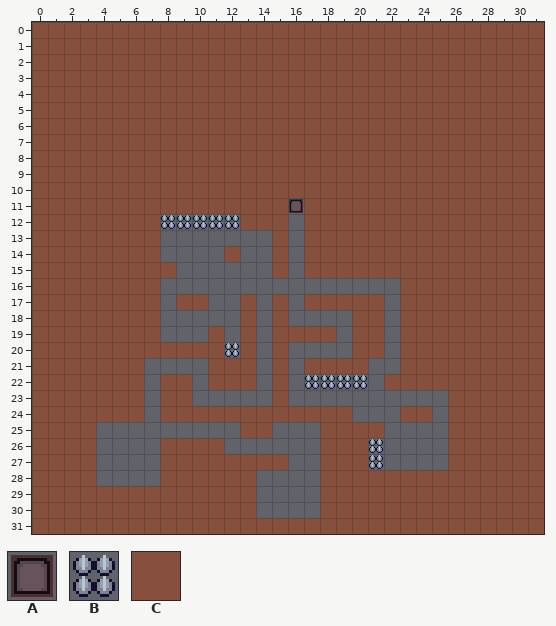
Tiled map, stored at assets/maps/nongen/Level1.tmx. Above is the file before it was changed.
Cells are 16x16 px. Shown: x 0..31, y 0..31.
Key: from "Slime All Tiles": A 343, B 385, C 1256.
_ is an empty cell.
Layers that did not change in this view are not listed.
Layer "Tile Layer 1" before, first column x 0:
 1 CCCCCCCCCCCCCCCCCCCCCCCCCCCCCCCC
 2 CCCCCCCCCCCCCCCCCCCCCCCCCCCCCCCC
 3 CCCCCCCCCCCCCCCCCCCCCCCCCCCCCCCC
 4 CCCCCCCCCCCCCCCCCCCCCCCCCCCCCCCC
 5 CCCCCCCCCCCCCCCCCCCCCCCCCCCCCCCC
 6 CCCCCCCCCCCCCCCCCCCCCCCCCCCCCCCC
 7 CCCCCCCCCCCCCCCCCCCCCCCCCCCCCCCC
 8 CCCCCCCCCCCCCCCCCCCCCCCCCCCCCCCC
 9 CCCCCCCCCCCCCCCCCCCCCCCCCCCCCCCC
10 CCCCCCCCCCCCCCCCCCCCCCCCCCCCCCCC
11 CCCCCCCCCCCCCCCCACCCCCCCCCCCCCCC
12 CCCCCCCCBBBBBCCC_CCCCCCCCCCCCCCC
13 CCCCCCCC_______C_CCCCCCCCCCCCCCC
14 CCCCCCCC____C__C_CCCCCCCCCCCCCCC
15 CCCCCCCCC______C_CCCCCCCCCCCCCCC
16 CCCCCCCC_______________CCCCCCCCC
17 CCCCCCCC_CC__C_C_CCCCC_CCCCCCCCC
18 CCCCCCCC_____C_C____CC_CCCCCCCCC
19 CCCCCCCC___C_C_CCCC_CC_CCCCCCCCC
20 CCCCCCCCCCCCBC_C____CC_CCCCCCCCC
21 CCCCCCC____CCC_C_CCCC__CCCCCCCCC
22 CCCCCCC_CC_CCC_C_BBBB_CCCCCCCCCC
23 CCCCCCC_CC_____C__________CCCCCC
24 CCCCCCC_CCCCCCCCCCCC___CC_CCCCCC
25 CCCC_________CC___CCCC____CCCCCC
26 CCCC____CCCC______CCCB____CCCCCC
27 CCCC____CCCCCCCC__CCCB____CCCCCC
28 CCCC____CCCCCC____CCCCCCCCCCCCCC
29 CCCCCCCCCCCCCC____CCCCCCCCCCCCCC
30 CCCCCCCCCCCCCC____CCCCCCCCCCCCCC
31 CCCCCCCCCCCCCCCCCCCCCCCCCCCCCCCC
The same view after the edit:
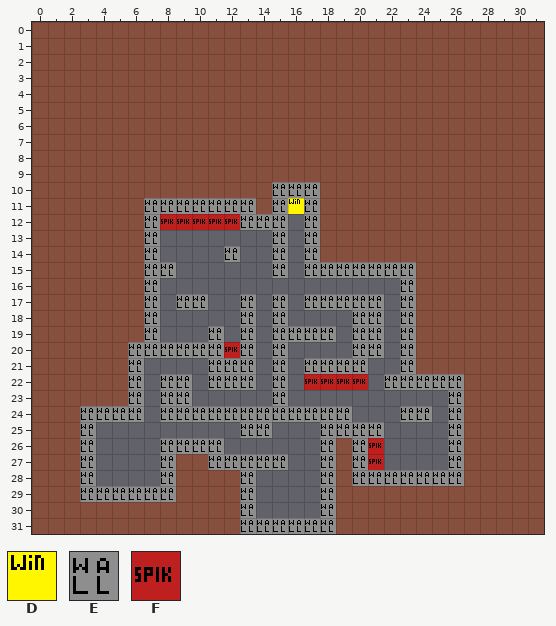
Further tiles: from "GameplayTileset": D 0, E 32, F 64.
Tiles of an added or newly shown layer are drawn over the layers below it.
Difference:
Changed rows in their new state; . is an unchanged cell.
Layer "Tile Layer 1" (removed):
first column x 3:
10 ............___.........
11 ...._______.___.........
12 ...._________._.........
13 ...._......._._.........
14 ...._...._.._._.........
15 ....__......_._______...
16 ...._..............._...
17 ...._.__.._._._____._...
18 ...._....._._....__._...
19 ...._..._._.____.__._...
20 ...________._....__._...
21 ..._....___._.____.._...
22 ..._.__.___._.____._____
23 ..._.__....._.........._
24 ____.____________...__._
25 _.........__...____...._
26 _....____......_.__...._
27 _...._.._____.._.__...._
28 _...._...._...._._______
29 ______...._...._........
30 .........._...._........
31 ..........______........
Layer "Gameplay" (added):
first column x 3:
10 ............EEE.........
11 ....EEEEEEE.EDE.........
12 ....EFFFFFEEE.E.........
13 ....E.......E.E.........
14 ....E....E..E.E.........
15 ....EE......E.EEEEEEE...
16 ....E...............E...
17 ....E.EE..E.E.EEEEE.E...
18 ....E.....E.E....EE.E...
19 ....E...E.E.EEEE.EE.E...
20 ...EEEEEEFE.E....EE.E...
21 ...E....EEE.E.EEEE..E...
22 ...E.EE.EEE.E.FFFF.EEEEE
23 ...E.EE.....E..........E
24 EEEE.EEEEEEEEEEEE...EE.E
25 E.........EE...EEEE....E
26 E....EEEE......E.EF....E
27 E....E..EEEEE..E.EF....E
28 E....E....E....E.EEEEEEE
29 EEEEEE....E....E........
30 ..........E....E........
31 ..........EEEEEE........
Where, in picture pixels (left, top, right, bottom), the same in both pictures:
changed: (80, 182, 464, 534)
